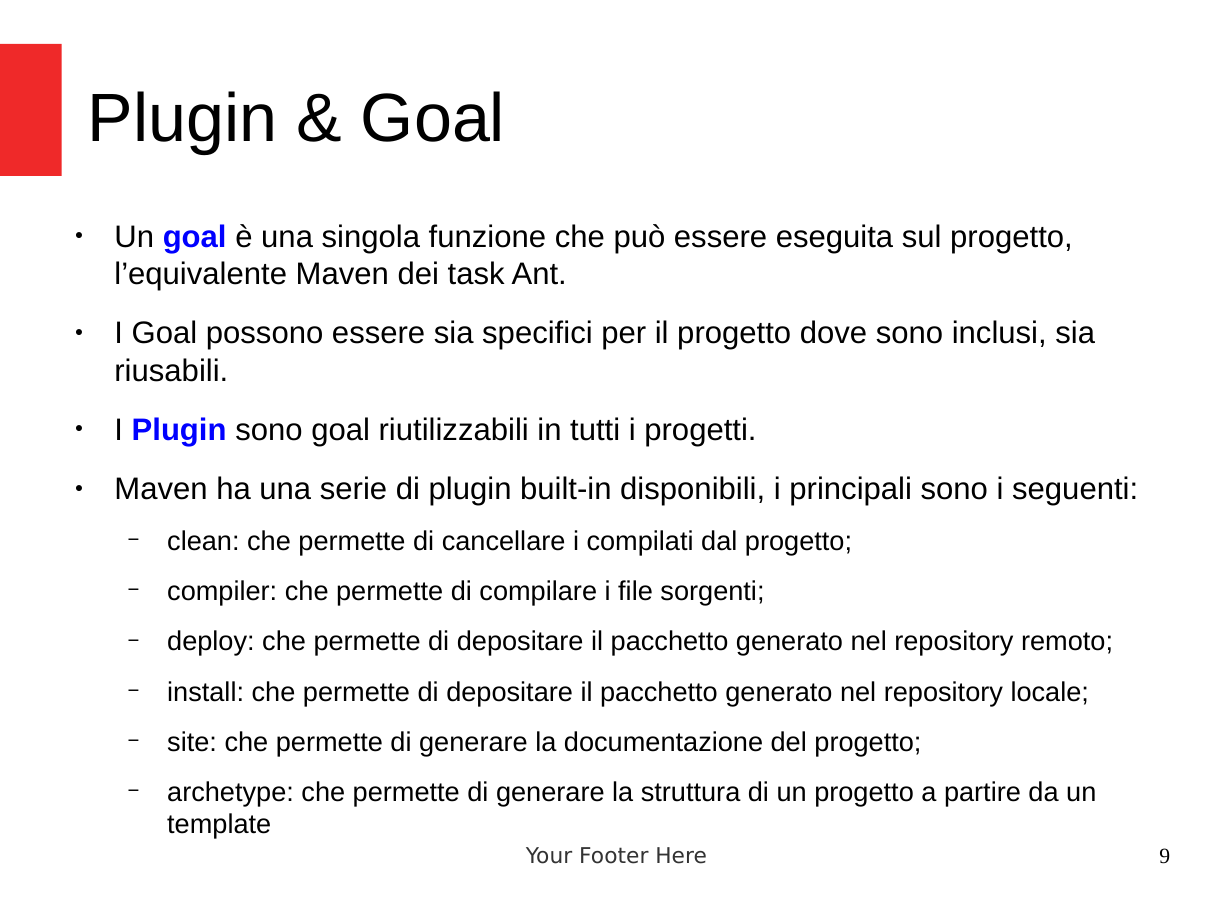
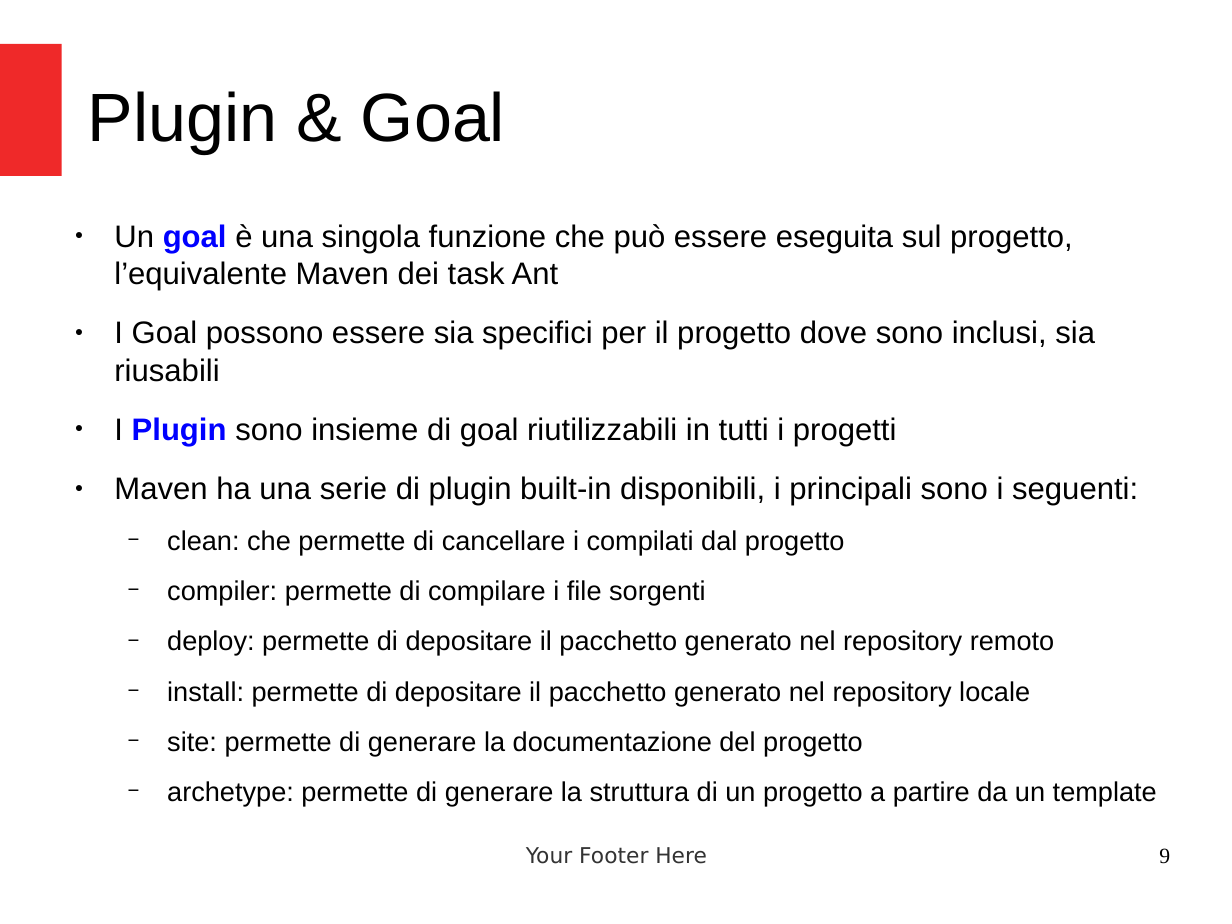
Before and after one commit to criluc/jdbc-tutorial, a slide deck: slide 9 of Introduzione a Maven.odp. Drawn at 1232x924 pixels with LibreOffice and Linux fonts; fonts in the diff are those of the drawing. Boxes give left, top, right and bottom in pixels: in the first picture for what was removed or moved away, otherwise in the second. Text is boxed around its words. In the diff, an @@ line names an element or a change of style, - is before the commit and + after.

```diff
--- a/Introduzione a Maven.odp
+++ b/Introduzione a Maven.odp
@@ text at (x1=114, y1=224, x2=1095, y2=446): text changed @@
-● Un goal è una singola funzione che può essere eseguita sul progetto, l’equivalente Maven dei task Ant.
-● I Goal possono essere sia specifici per il progetto dove sono inclusi, sia riusabili.
-● I Plugin sono goal riutilizzabili in tutti i progetti.
+● Un goal è una singola funzione che può essere eseguita sul progetto, l’equivalente Maven dei task Ant
+● I Goal possono essere sia specifici per il progetto dove sono inclusi, sia riusabili
+● I Plugin sono insieme di goal riutilizzabili in tutti i progetti
@@ text at (x1=167, y1=530, x2=1157, y2=806): text changed @@
-  − clean: che permette di cancellare i compilati dal progetto;
-  − compiler: che permette di compilare i file sorgenti;
-  − deploy: che permette di depositare il pacchetto generato nel repository remoto;
-  − install: che permette di depositare il pacchetto generato nel repository locale;
-  − site: che permette di generare la documentazione del progetto;
-  − archetype: che permette di generare la struttura di un progetto a partire da un template
+  − clean: che permette di cancellare i compilati dal progetto
+  − compiler: permette di compilare i file sorgenti
+  − deploy: permette di depositare il pacchetto generato nel repository remoto
+  − install: permette di depositare il pacchetto generato nel repository locale
+  − site: permette di generare la documentazione del progetto
+  − archetype: permette di generare la struttura di un progetto a partire da un template
```
Also in this commit, not shown: 9 other slides changed, 2 other files.
